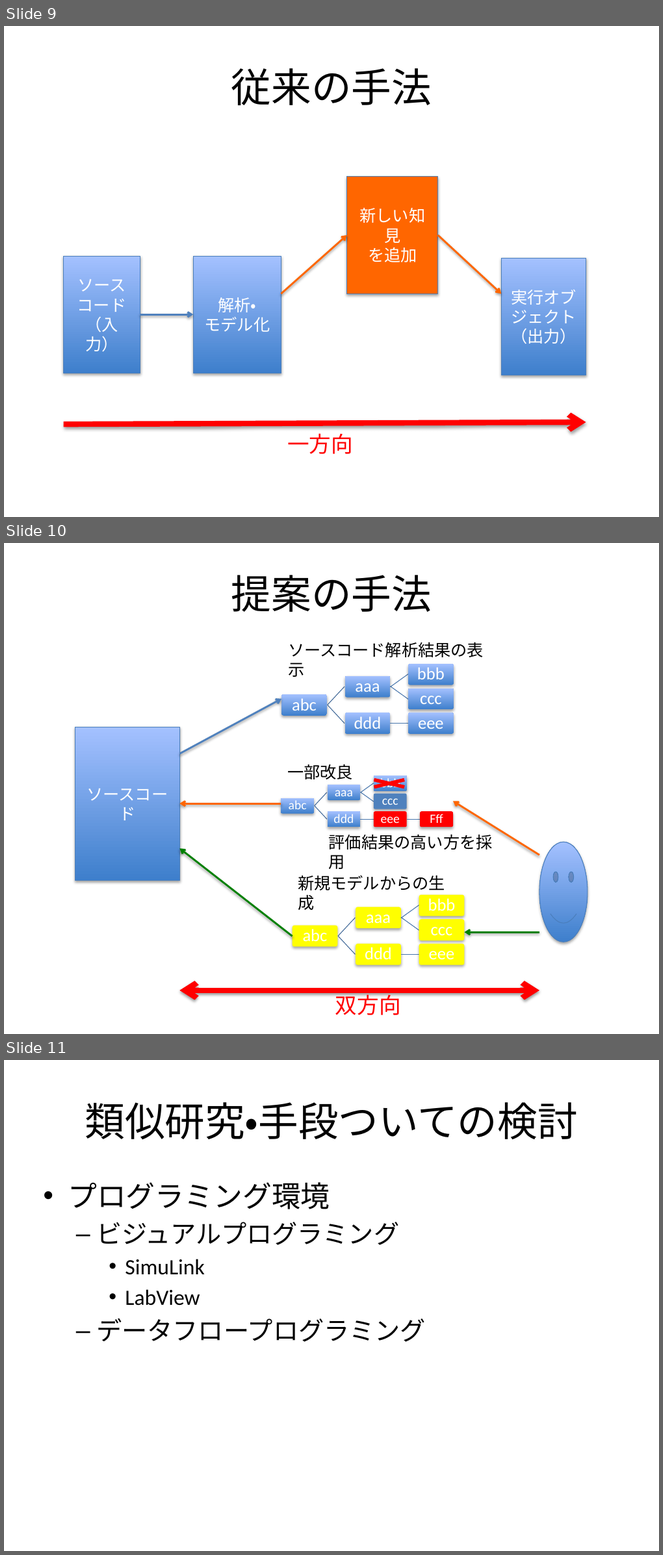
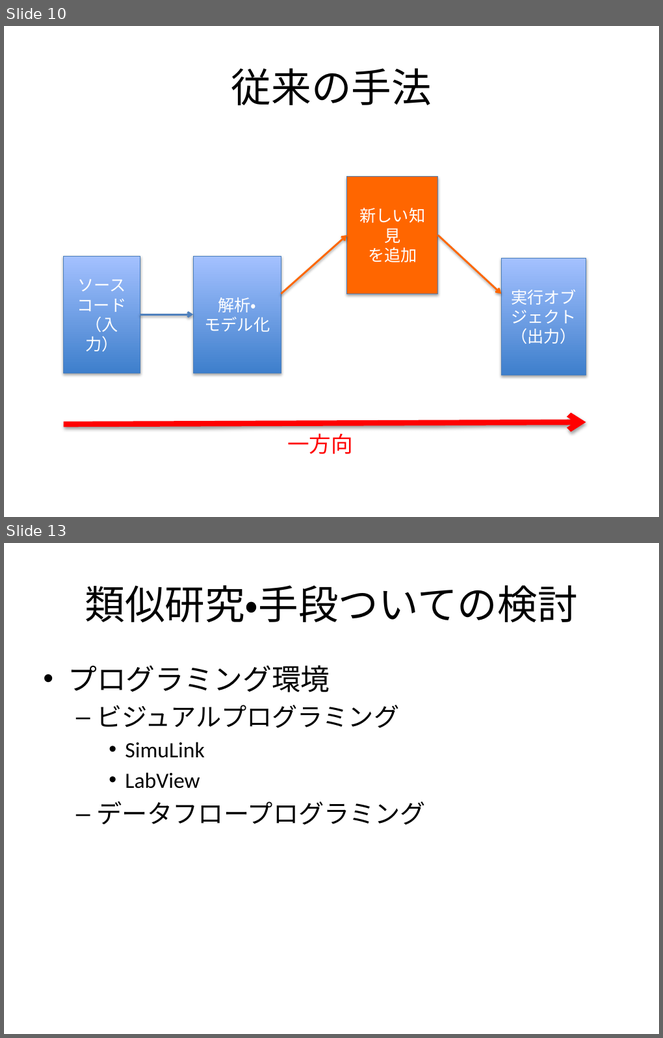
Before and after one commit to f-akazawa/akaz_uecdevelop, a slide deck: doc/中間発表資料.pptx. Shown one above the other, each under a label of ours: slides 9, 10 and 11 before the commit, slides 10 and 13 after it; the slides between them are not shown. The pictures are 663x1555 and 663x1038 pixels, drawn with LibreOffice and Linux fonts; fonts in the diff are those of the drawing. Boxes give left, top, right and bottom in pixels: in the first picture for what was removed or moved away, otherwise in the second. Text is boxed around its words. In the diff, an @@ line names an element or a change of style, - is before the commit and + after.

Commit message:
先生のコメントを反映させた
問題点は現状の図で面倒くさそうだし
提案手法はポンチ絵でまず書いてみた

```diff
--- a/doc/中間発表資料.pptx
+++ b/doc/中間発表資料.pptx
@@ slide 10 removed at bbox=[4, 543, 659, 1034], background #FFFFFF @@
@@ title removed at bbox=[232, 575, 432, 612] @@
-提案の手法
@@ text removed at bbox=[329, 834, 493, 850] @@
-評価結果の高い方を採用
@@ group removed at bbox=[76, 642, 587, 1016]: 23 texts, 19 rounded rectangles, 16 freeform shapes, 5 arrows, 1 rectangle, 1 cross, 1 smiley face, 1 double arrow @@
-ソースコード解析結果の表示
-ソースコード
-abc
-aaa
-bbb
-ccc
-ddd
-eee
-abc
-aaa
-bbb
-ccc
-ddd
-eee
-Fff
-abc
-aaa
-bbb
-ccc
-ddd
-eee
-一部改良
-新規モデルからの生成
-双方向
@@ what was slide 9 is now slide 10 @@
@@ what was slide 11 is now slide 13 @@
```
Also in this commit, not shown: 3 slides changed, 3 slides added, 2 other slides removed.
